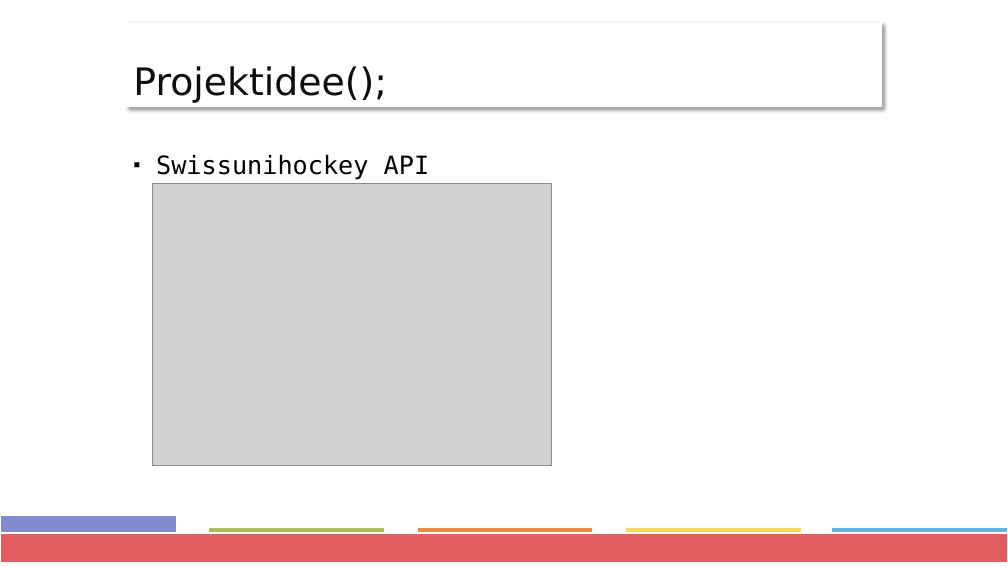
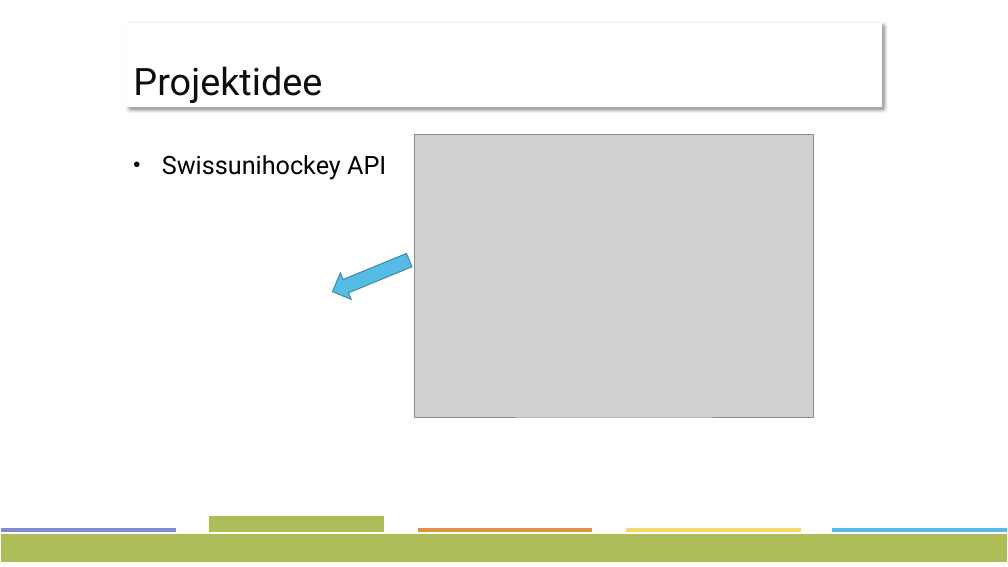
Before and after one commit to ffhsAndroidDenisTobias/androidProject, a slide deck: slide 7 of docs/Präsentation/Project-Presentation.pptx (slide 5 before the commit). Drawn at 1008x567 pixels with LibreOffice and Linux fonts; fonts in the diff are those of the drawing; grey boxes stand for pictures. Boxes give left, top, right and bottom in pixels: in the first picture for what was removed or moved away, otherwise in the second. Text is boxed around its words. In the diff, an @@ line names an element or a change of style, - is before the commit and + after.

```diff
--- a/docs/Präsentation/Project-Presentation.pptx
+++ b/docs/Präsentation/Project-Presentation.pptx
@@ title at (x1=133, y1=66, x2=322, y2=103): text changed; font DejaVu Sans to Roboto @@
-Projektidee();
+Projektidee
@@ text "Swissunihockey API" at (x1=162, y1=155, x2=386, y2=180): font DejaVu Sans Mono to Roboto; bullet ▪ to • @@
@@ picture moved from (x1=153, y1=184, x2=552, y2=467) to (x1=414, y1=135, x2=814, y2=417) @@
@@ right arrow added at (x1=327, y1=247, x2=415, y2=305), fill #57BCE5, outline #408BA9 1 pt @@
@@ rectangle resized from (x1=0, y1=516, x2=176, y2=557) to (x1=0, y1=527, x2=176, y2=557) @@
@@ rectangle at (x1=0, y1=533, x2=1008, y2=563): fill #E35F5F to #AEBD57 @@
@@ rectangle resized from (x1=209, y1=527, x2=385, y2=557) to (x1=209, y1=516, x2=385, y2=557) @@
```
Also in this commit, not shown: 13 other slides changed, 5 slides added, 2 slides removed.
